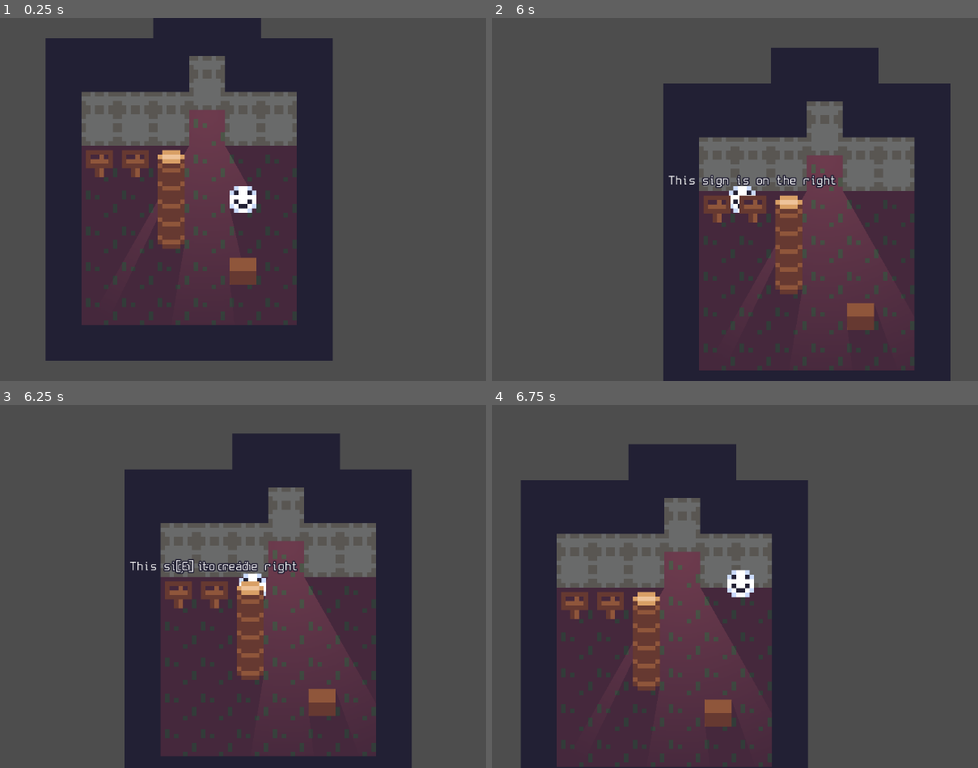
Above: before the commit, frames 1-4 (two rows, left to right).
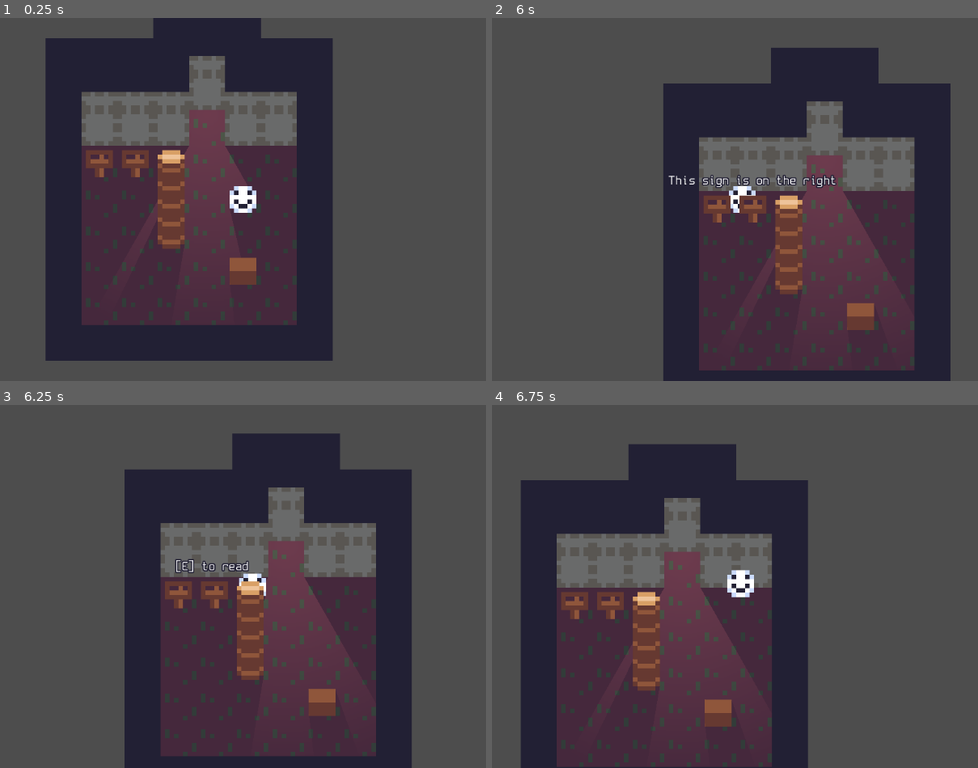
Above: after the commit, the same moments.

Repository: evanrpw/LucidDreamingGame
Game: Godot game, scene res://world.tscn
Two runs of this game, one before a commit and one after it. Both use one fixed random seed, a clock stepped at 60 frames per second and the inputs below.
Inputs:
- Up to frame 1 (0.25 s): no input
- Up to frame 2 (6 s): tap Enter at 0.5, 2.75, 5.75 s; hold D (move_right) 0.53-1.28 s; hold E (interact) 0.53-1.28 s; tap Space at 1.25, 5 s; hold S (move_down) 1.28-2.03 s; tap E (interact) every 1.5 s from 1.35 to 5.85 s; hold D (move_right) 2.03-2.78 s; hold E (interact) 2.03-2.78 s; hold W (move_up) 2.78-3.53 s; hold E (interact) 3.53-4.28 s; hold A (move_left) 3.53-5.03 s; hold S (move_down) 5.03-5.78 s; hold E (interact) 5.03-5.78 s; hold D (move_right) from 5.78 s (still down)
- Up to frame 3 (6.25 s): keep holding D (move_right)
- Up to frame 4 (6.75 s): release D (move_right) at 6.53 s; hold W (move_up) from 6.53 s (still down); hold E (interact) from 6.53 s (still down)

Frames 1-2 are identical in both runs. In frame 3, 0.4% of the frame differs, in the area x 26-62%, y 42-47%; in frame 4, nothing differs.

Commit message:
fix bug :)
manually hide all interactable labels on exit in addition to enter to avoid bug where spamming interact can show multiple sign labels at once

Diff:
--- a/interactable.gd
+++ b/interactable.gd
@@ -7,6 +7,7 @@
 func _ready() -> void:
 	if label != null:
 		label.text = "[E] to " + action_name
+
 
 func _on_area_entered(area: Area2D) -> void:
 	if area.interactables != null:
@@ -20,6 +21,12 @@
 
 func _on_area_exited(area: Area2D) -> void:
 	if area.interactables != null:
+		# yes, this does need to be in both functions
+		# to avoid bug:
+		# spamming interact can eg make 2 signs show at once
+		for e in area.interactables:
+			e.interactable.label.hide()
+			e.end_interaction()
 		area.interactables.erase(get_parent())
 		label.hide()
 		get_parent().end_interaction()
--- a/project.godot
+++ b/project.godot
@@ -47,6 +47,7 @@
 interact={
 "deadzone": 0.5,
 "events": [Object(InputEventKey,"resource_local_to_scene":false,"resource_name":"","device":-1,"window_id":0,"alt_press …(192 unchanged characters)…
+, Object(InputEventKey,"resource_local_to_scene":false,"resource_name":"","device":-1,"window_id":0,"alt_pressed":false,"shift_pressed":false,"ctrl_pressed":false,"meta_pressed":false,"pressed":false,"keycode":0,"physical_keycode":32,"key_label":0,"unicode":32,"location":0,"echo":false,"script":null)
 ]
 }
 
